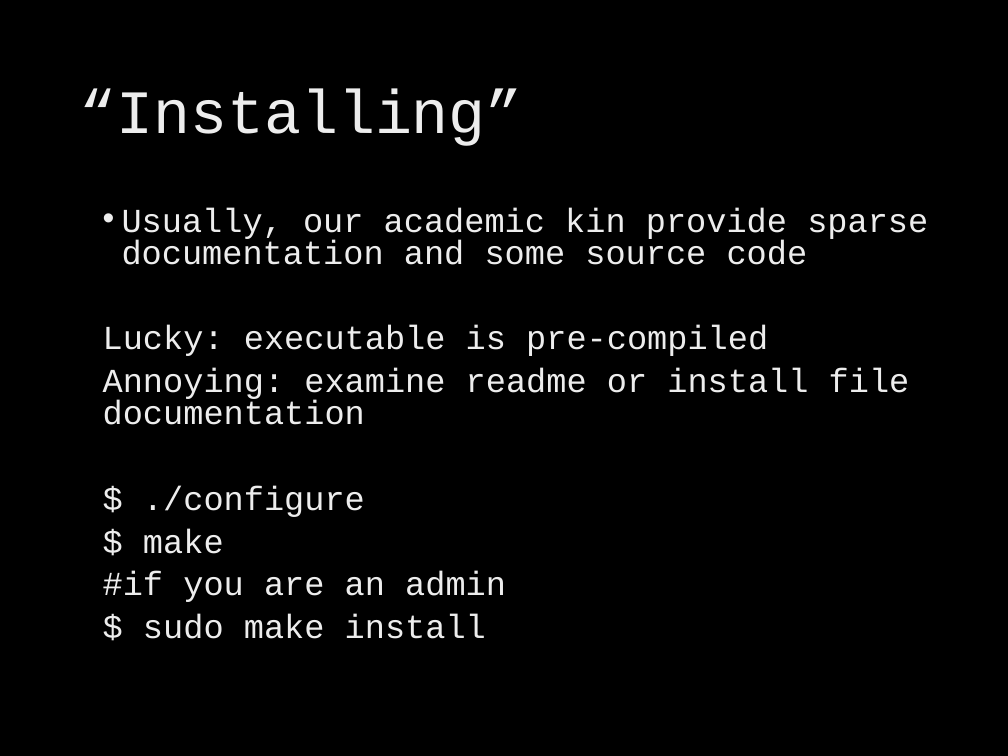
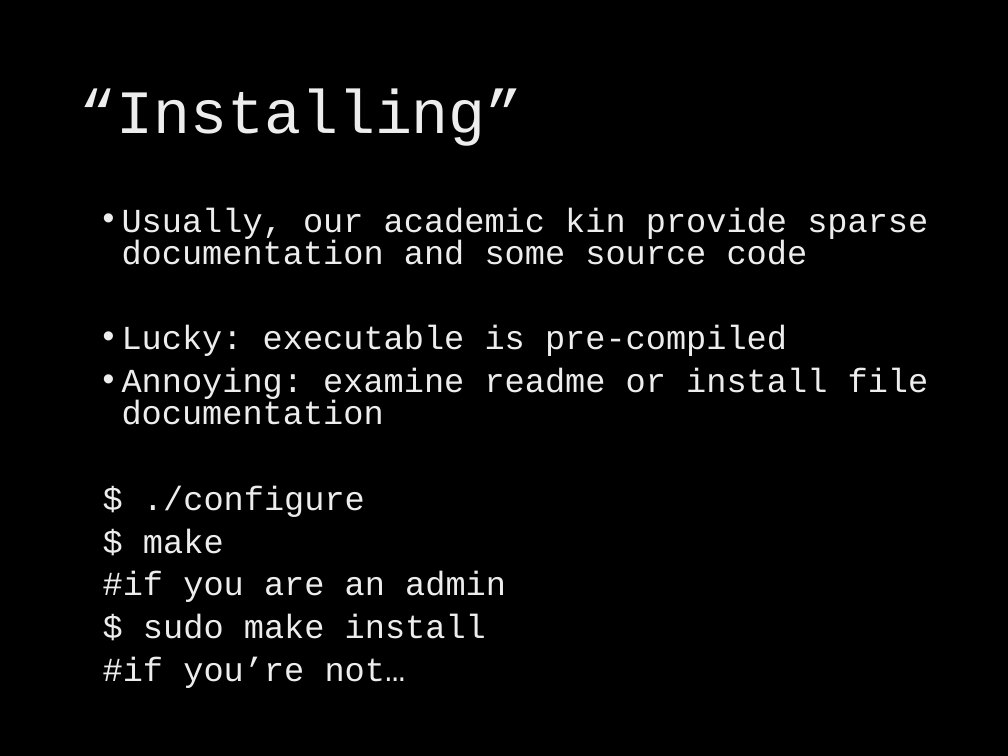
Before and after one commit to brevans/MPS_Workshop, a slide deck: slide 14 of presentations/intro pipelines.pptx (slide 13 before the commit). Drawn at 1008x756 pixels with LibreOffice and Linux fonts; fonts in the diff are those of the drawing; background and template pictures are left out. Boxes give left, top, right and bottom in pixels: in the first picture for what was removed or moved away, otherwise in the second. Text is boxed around its words. In the diff, an @@ line names an element or a change of style, - is before the commit and + after.

```diff
--- a/presentations/intro pipelines.pptx
+++ b/presentations/intro pipelines.pptx
@@ text at (122,325,929,425): bullet none to • @@
@@ text at (103,657,406,688): paragraph added @@
+#if you’re not…
```
Also in this commit, not shown: 9 other slides changed, 5 slides added, 3 slides removed.
